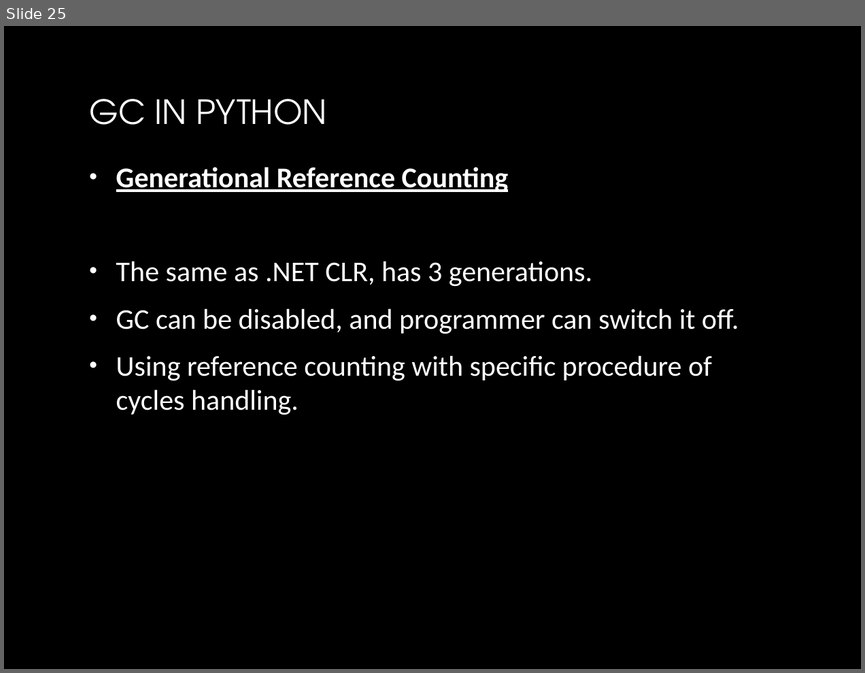
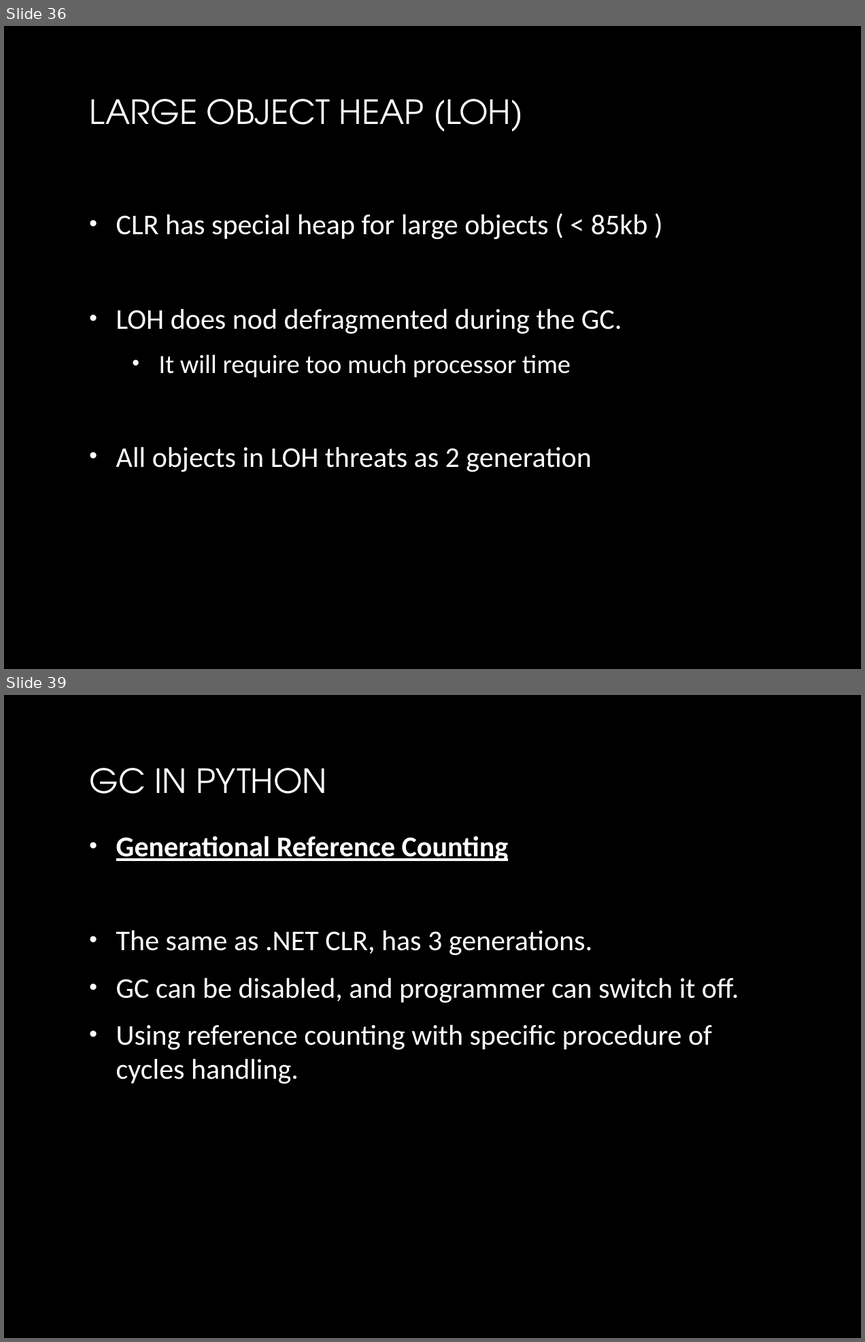
Before and after one commit to yuriyshapovalov/slides, a slide deck: ppt/Garbage collection in dotnet.pptx. Shown one above the other, each under a label of ours: slide 25 before the commit, slides 36 and 39 after it; the slides between them are not shown. The pictures are 865x673 and 865x1342 pixels, drawn with LibreOffice and Linux fonts; fonts in the diff are those of the drawing; background and template pictures are left out. Boxes give left, top, right and bottom in pixels: in the first picture for what was removed or moved away, otherwise in the second. Text is boxed around its words. In the diff, an @@ line names an element or a change of style, - is before the commit and + after.

```diff
--- a/ppt/Garbage collection in dotnet.pptx
+++ b/ppt/Garbage collection in dotnet.pptx
@@ slide 36 added at bbox=[4, 26, 861, 669], background picture (left out) @@
@@ title added at bbox=[89, 99, 523, 131], 28 pt, text gradient #FFFFFF to #BFBFBF @@
+LARGE OBJECT HEAP (LOH)
@@ text added at bbox=[116, 214, 648, 472], 24 pt, text gradient #FFFFFF to #BFBFBF @@
+• CLR has special heap for large objects ( < 85kb )
+• LOH does nod defragmented during the GC.
+  • It will require too much processor time
+• All objects in LOH threats as 2 generation
@@ what was slide 25 is now slide 39 @@
```
Also in this commit, not shown: 2 slides changed, 18 other slides added, 3 slides removed, 1 other file.
